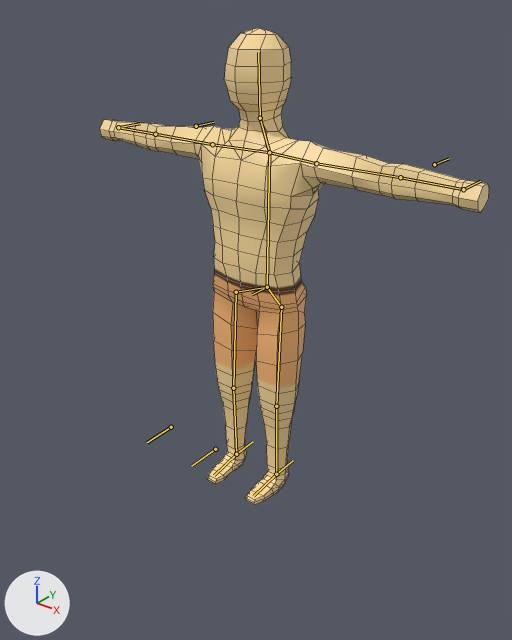
What one commit did to the Blender file Assets/FileDump/Blender/human_01.blend.
Camera for both pictures: a 50 mm camera at (1.75, -2.19, 2.16) aimed at (-0.04, 0.05, 0.77). Lighting does not change. The marker at lower left points along +X, +Y and +Z. The bones that bend it are drawn over the model as lines. Mesh edges are drawn as thin lines.

In view in the first picture: 'Man'.
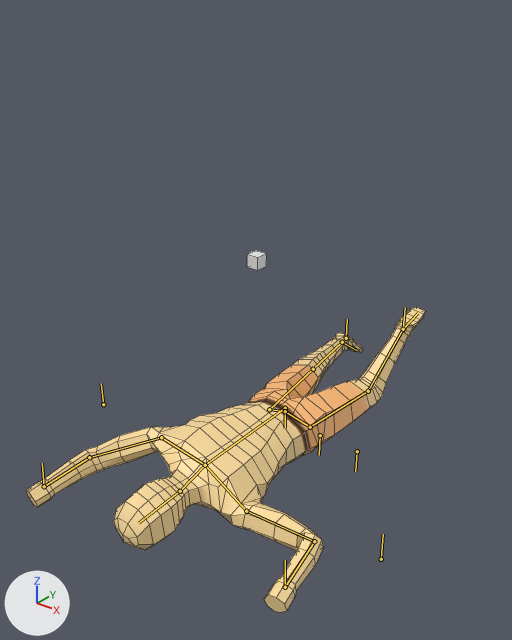
The newer file adds an action. The first version stands in its rest pose; the second is drawn at frame 15 of the action 'Flailing'.

Pixel boxes [x1, y1, x2, y2] of what changed, in the pictures (512 x 640 px):
```json
{"object": "Man", "change": "posed", "before": [100, 28, 489, 504], "after": [26, 307, 425, 612], "on screen": "36% shorter"}
{"bone": "Pelvis", "before": "(267, 287) to (252, 294)", "after": "(285, 411) to (285, 428)"}
{"bone": "Foot.l", "before": "(276, 474) to (253, 496)", "after": "(403, 329) to (418, 313)"}
{"bone": "Spine", "before": "(267, 287) to (269, 152)", "after": "(285, 408) to (205, 465)"}
{"bone": "Foot.r", "before": "(236, 454) to (214, 475)", "after": "(342, 342) to (356, 350)"}
{"bone": "Forearm_IK.l", "before": "(463, 189) to (480, 181)", "after": "(285, 587) to (285, 560)"}
{"bone": "UpperArm_IK.l", "before": "(434, 164) to (449, 158)", "after": "(381, 559) to (383, 534)"}
{"bone": "Knee_IK.l", "before": "(215, 449) to (191, 466)", "after": "(357, 451) to (355, 471)"}
{"bone": "Heel_IK.l", "before": "(276, 474) to (293, 460)", "after": "(403, 329) to (405, 307)"}
{"bone": "Forearm_IK.r", "before": "(118, 127) to (140, 123)", "after": "(44, 486) to (42, 463)"}
{"bone": "UpperArm_IK.r", "before": "(196, 126) to (214, 122)", "after": "(103, 404) to (101, 383)"}
{"bone": "Knee_IK.r", "before": "(171, 427) to (147, 442)", "after": "(320, 435) to (319, 455)"}
{"bone": "Heel_IK.r", "before": "(236, 454) to (253, 441)", "after": "(346, 338) to (347, 319)"}
```

The change, as JSON lines over the scene's bpy script:
```json
{"block": "bone_pelvis", "where": "bone_pelvis = bpy.data.objects['Armature'].pose.bones['Pelvis']"}
{"op": "set", "path": "bone_pelvis.location", "old": "(0.0, 0.0, 0.0)", "new": "(0.0, -0.157, 0.723)"}
{"op": "set", "path": "bone_pelvis.rotation_quaternion", "old": "(1.0, 0.0, 0.0, 0.0)", "new": "(-0.701, -0.714, 0.0, 0.0)", "note": "degrees (0, 0, 0) -> degrees (91, 0, 0)"}
{"block": "bone_foot_l", "where": "bone_foot_l = bpy.data.objects['Armature'].pose.bones['Foot.l']  # child of 'Shin.l'"}
{"op": "set", "path": "bone_foot_l.location", "old": "(0.0, 0.0, 0.0)", "new": "(0.093, -0.02, 0.066)"}
{"op": "set", "path": "bone_foot_l.rotation_quaternion", "old": "(1.0, 0.0, 0.0, 0.0)", "new": "(0.93, -0.213, -0.004, 0.3)", "note": "degrees (0, 0, 0) -> degrees (-24, 7, 34)"}
{"block": "bone_spine", "where": "bone_spine = bpy.data.objects['Armature'].pose.bones['Spine']  # child of 'Pelvis'"}
{"op": "set", "path": "bone_spine.location", "old": "(0.0, 0.0, 0.0)", "new": "(-0.003, 0.0, -0.018)"}
{"op": "set", "path": "bone_spine.rotation_quaternion", "old": "(1.0, 0.0, 0.0, 0.0)", "new": "(0.988, 0.0, -0.152, 0.0)", "note": "degrees (0, 0, 0) -> degrees (0, -18, 0)"}
{"block": "bone_foot_r", "where": "bone_foot_r = bpy.data.objects['Armature'].pose.bones['Foot.r']  # child of 'Shin.r'"}
{"op": "set", "path": "bone_foot_r.location", "old": "(0.0, 0.0, 0.0)", "new": "(0.067, -0.071, -0.062)"}
{"op": "set", "path": "bone_foot_r.rotation_quaternion", "old": "(1.0, 0.0, 0.0, 0.0)", "new": "(0.93, -0.215, 0.056, -0.294)", "note": "degrees (0, 0, 0) -> degrees (-26, -1, -35)"}
{"block": "bone_forearm_ik_l", "where": "bone_forearm_ik_l = bpy.data.objects['Armature'].pose.bones['Forearm_IK.l']"}
{"op": "set", "path": "bone_forearm_ik_l.location", "old": "(0.0, 0.0, 0.0)", "new": "(1.447, -0.622, -0.105)"}
{"op": "set", "path": "bone_forearm_ik_l.rotation_quaternion", "old": "(1.0, 0.0, 0.0, 0.0)", "new": "(-0.701, 0.068, 0.0, -0.71)", "note": "degrees (0, 0, 0) -> degrees (-5, 6, 91)"}
{"block": "bone_upperarm_ik_l", "where": "bone_upperarm_ik_l = bpy.data.objects['Armature'].pose.bones['UpperArm_IK.l']"}
{"op": "set", "path": "bone_upperarm_ik_l.location", "old": "(0.0, 0.0, 0.0)", "new": "(1.334, -0.597, 0.395)"}
{"op": "set", "path": "bone_upperarm_ik_l.rotation_quaternion", "old": "(1.0, 0.0, 0.0, 0.0)", "new": "(-0.701, 0.087, 0.0, -0.708)", "note": "degrees (0, 0, 0) -> degrees (-7, 7, 90)"}
{"block": "bone_knee_ik_l", "where": "bone_knee_ik_l = bpy.data.objects['Armature'].pose.bones['Knee_IK.l']"}
{"op": "set", "path": "bone_knee_ik_l.location", "old": "(0.0, 0.0, 0.0)", "new": "(-0.653, -1.186, -0.232)"}
{"op": "set", "path": "bone_knee_ik_l.rotation_quaternion", "old": "(1.0, 0.0, 0.0, 0.0)", "new": "(-0.701, 0.239, 0.0, -0.672)", "note": "degrees (0, 0, 0) -> degrees (-21, 19, 84)"}
{"block": "bone_heel_ik_l", "where": "bone_heel_ik_l = bpy.data.objects['Armature'].pose.bones['Heel_IK.l']"}
{"op": "set", "path": "bone_heel_ik_l.location", "old": "(0.0, 0.0, 0.0)", "new": "(-0.419, 0.996, -0.047)"}
{"op": "set", "path": "bone_heel_ik_l.rotation_quaternion", "old": "(1.0, 0.0, 0.0, 0.0)", "new": "(-0.701, 0.241, 0.0, -0.672)", "note": "degrees (0, 0, 0) -> degrees (-21, 19, 84)"}
{"block": "bone_forearm_ik_r", "where": "bone_forearm_ik_r = bpy.data.objects['Armature'].pose.bones['Forearm_IK.r']"}
{"op": "set", "path": "bone_forearm_ik_r.location", "old": "(0.0, 0.0, 0.0)", "new": "(-1.421, -0.849, -0.163)"}
{"op": "set", "path": "bone_forearm_ik_r.rotation_quaternion", "old": "(1.0, 0.0, 0.0, 0.0)", "new": "(-0.699, 0.11, -0.042, 0.705)", "note": "degrees (0, 0, 0) -> degrees (-12, -6, -90)"}
{"block": "bone_upperarm_ik_r", "where": "bone_upperarm_ik_r = bpy.data.objects['Armature'].pose.bones['UpperArm_IK.r']"}
{"op": "set", "path": "bone_upperarm_ik_r.location", "old": "(0.0, 0.0, 0.0)", "new": "(-1.334, -0.54, 0.386)"}
{"op": "set", "path": "bone_upperarm_ik_r.rotation_quaternion", "old": "(1.0, 0.0, 0.0, 0.0)", "new": "(-0.701, 0.087, 0.0, 0.708)", "note": "degrees (0, 0, 0) -> degrees (-7, -7, -90)"}
{"block": "bone_knee_ik_r", "where": "bone_knee_ik_r = bpy.data.objects['Armature'].pose.bones['Knee_IK.r']"}
{"op": "set", "path": "bone_knee_ik_r.location", "old": "(0.0, 0.0, 0.0)", "new": "(0.653, -1.186, -0.232)"}
{"op": "set", "path": "bone_knee_ik_r.rotation_quaternion", "old": "(1.0, 0.0, 0.0, 0.0)", "new": "(-0.701, 0.239, 0.0, 0.672)", "note": "degrees (0, 0, 0) -> degrees (-21, -19, -84)"}
{"block": "bone_heel_ik_r", "where": "bone_heel_ik_r = bpy.data.objects['Armature'].pose.bones['Heel_IK.r']"}
{"op": "set", "path": "bone_heel_ik_r.location", "old": "(0.0, 0.0, 0.0)", "new": "(0.16, 1.192, 0.069)"}
{"op": "set", "path": "bone_heel_ik_r.rotation_quaternion", "old": "(1.0, 0.0, 0.0, 0.0)", "new": "(-0.701, 0.241, 0.0, 0.672)", "note": "degrees (0, 0, 0) -> degrees (-21, -19, -84)"}
```
